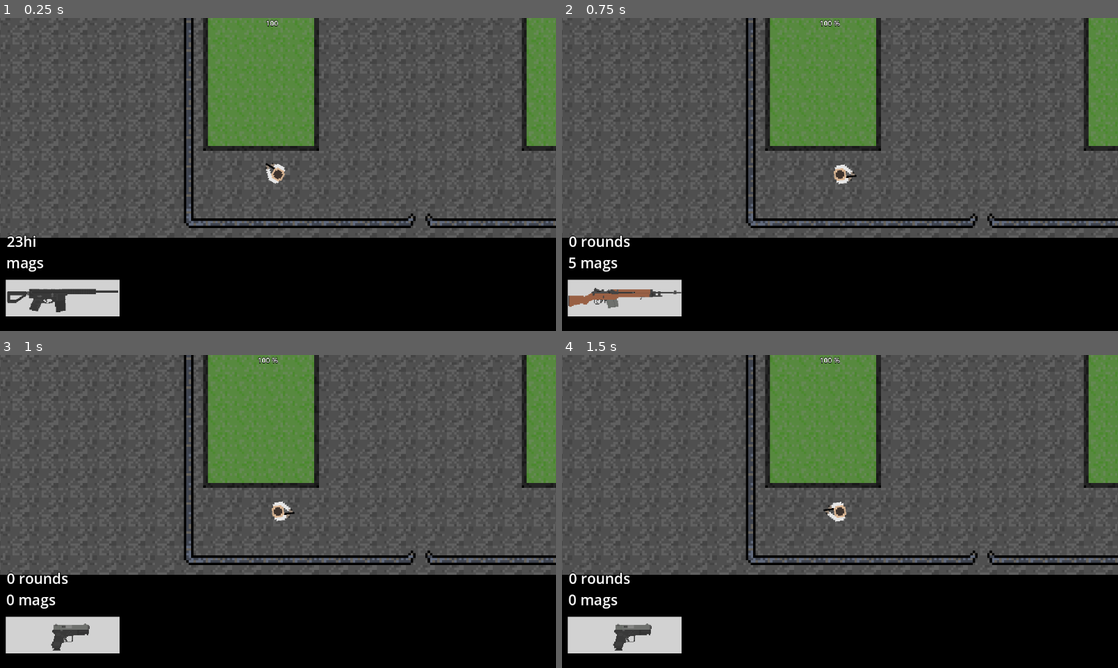
Above: before the commit, frames 1-4 (two rows, left to right).
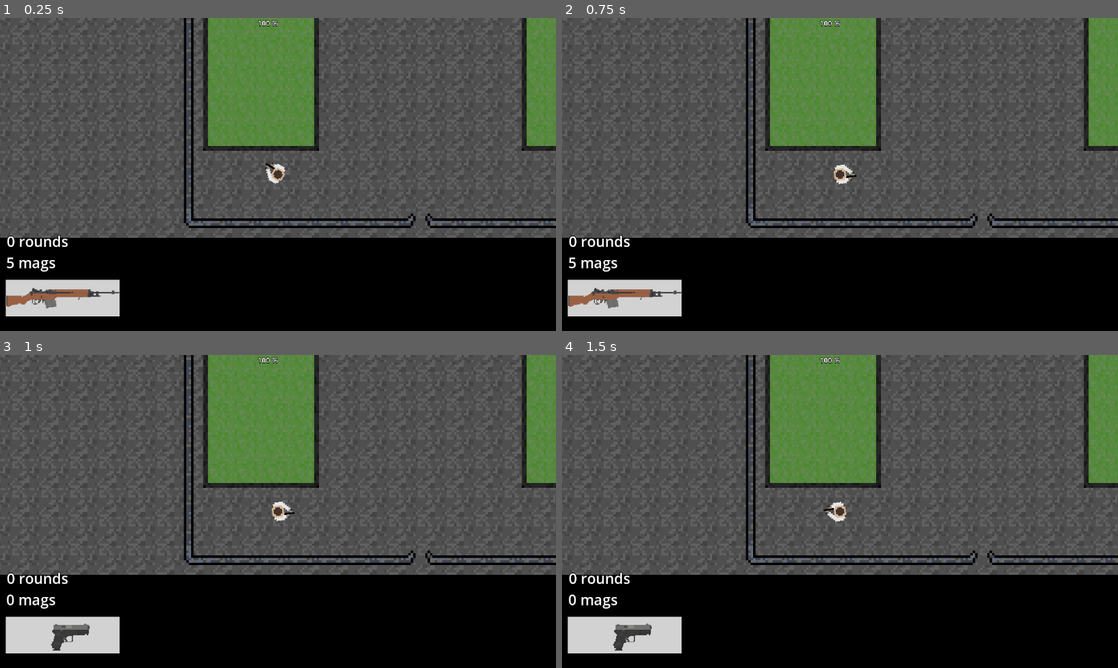
Above: after the commit, the same moments.

Repository: simplyuyu5/morimiya-like
Game: Godot game, scene res://scenes/maps/map_game.tscn
Two runs of this game, one before a commit and one after it. Both use one fixed random seed, a clock stepped at 60 frames per second and the inputs below. The project has no main scene, so this scene is started directly.
Inputs (mouse positions are in pixels of both pictures, inside the frame that each line leads up to):
- Up to frame 1 (0.25 s): no input
- Up to frame 2 (0.75 s): tap Enter at 0.5 s; move the mouse to (962, 158) at 0.52 s; tap 1 (1) at 0.6 s
- Up to frame 3 (1 s): tap 2 (2) at 0.8 s
- Up to frame 4 (1.5 s): tap Space at 1.25 s; move the mouse to (728, 527) at 1.27 s; tap 2 (2) at 1.35 s

The runs differ from the first frame. In frame 1, 1.2% of the frame differs, in the area x 1-50%, y 0-94%; in frame 2, nothing differs; in frame 3, nothing differs; in frame 4, nothing differs.

Commit message:
0.37
everything is fine

working on blood decals, doesnt works so far :c

reworked bleeding system, now it makes sense, actually works and can depend on weapon (not yet really but it will soon)

Diff:
--- /dev/null
+++ b/scenes/blood_decal_shot.gd
@@ -0,0 +1 @@
+extends Node2D
--- a/scenes/blood_decal_shot.tscn
+++ b/scenes/blood_decal_shot.tscn
@@ -1,5 +1,6 @@
-[gd_scene load_steps=4 format=3 uid="uid://cr3vo1oy4bne2"]
+[gd_scene load_steps=5 format=3 uid="uid://cr3vo1oy4bne2"]
 
+[ext_resource type="Script" uid="uid://b3mwf6oqetcn4" path="res://scenes/blood_decal_shot.gd" id="1_dwlrt"]
 [ext_resource type="Texture2D" uid="uid://bdrqfldiw72kt" path="res://images/decals_n_effects/blood20x20.png" id="1_egyfw"]
 
 [sub_resource type="AtlasTexture" id="AtlasTexture_sjj1r"]
@@ -17,7 +18,10 @@
 "speed": 5.0
 }]
 
-[node name="blood_decal_shot" type="AnimatedSprite2D"]
-top_level = true
+[node name="blood_decal" type="Node2D"]
+show_behind_parent = true
 scale = Vector2(5, 5)
+script = ExtResource("1_dwlrt")
+
+[node name="blood_decal_shot" type="AnimatedSprite2D" parent="."]
 sprite_frames = SubResource("SpriteFrames_0pnj1")
--- a/scenes/maps/map_game.tscn
+++ b/scenes/maps/map_game.tscn
@@ -15,8 +15,10 @@
 [node name="npcs" type="Node" parent="."]
 
 [node name="tpo_npc" parent="." instance=ExtResource("4_e5gab")]
+visibility_layer = 2
 position = Vector2(499.99994, 269.00006)
 rotation = 1.5621265
+motion_mode = 1
 
 [node name="CharacterBody2D" parent="." instance=ExtResource("2_ropr1")]
 visibility_layer = 2
--- a/scenes/npc/30_npc.tscn
+++ b/scenes/npc/30_npc.tscn
@@ -1,9 +1,10 @@
-[gd_scene load_steps=15 format=3 uid="uid://dxgaqwnsyvxs0"]
+[gd_scene load_steps=16 format=3 uid="uid://dxgaqwnsyvxs0"]
 
 [ext_resource type="Texture2D" uid="uid://dobf1uhek57hj" path="res://images/living/corpses/dead-01.png" id="1_4xgab"]
 [ext_resource type="Script" uid="uid://ct3giwk67767l" path="res://scripts/30_npc_movement.gd" id="1_i76qr"]
 [ext_resource type="Script" uid="uid://cfhiihppfx3jj" path="res://scripts/30_npc_area.gd" id="2_i76qr"]
 [ext_resource type="Texture2D" uid="uid://3v45xq2out8" path="res://images/living/corpses/dead-02.png" id="2_kyfuo"]
+[ext_resource type="Script" uid="uid://dctjjv8s7j4es" path="res://scripts/sounds.gd" id="3_168wh"]
 [ext_resource type="Texture2D" uid="uid://degybtofviknl" path="res://images/living/corpses/dead-03.png" id="3_i76qr"]
 [ext_resource type="Texture2D" uid="uid://bjem2g437f1ub" path="res://images/living/corpses/dead-04.png" id="4_168wh"]
 [ext_resource type="Texture2D" uid="uid://c6qcwyyd1rjbd" path="res://images/living/npc-01.png" id="5_k73aa"]
@@ -62,8 +63,17 @@
 collision_mask = 16
 script = ExtResource("1_i76qr")
 
-[node name="hp" type="Node" parent="."]
+[node name="hp" type="Node" parent="." node_paths=PackedStringArray("parent_help")]
 script = ExtResource("2_i76qr")
+parent_help = NodePath("..")
+
+[node name="sounds" type="Node" parent="."]
+script = ExtResource("3_168wh")
+
+[node name="NavigationAgent2D" type="NavigationAgent2D" parent="."]
+
+[node name="nav_timer" type="Timer" parent="NavigationAgent2D"]
+wait_time = 0.7
 
 [node name="dead" type="AnimatedSprite2D" parent="."]
 visible = false
@@ -97,6 +107,11 @@
 scale = Vector2(4.9999995, 4.9999995)
 stream = SubResource("AudioStream_kyfuo")
 
+[node name="randi_sound" type="Timer" parent="audio"]
+
 [node name="goal_node" type="Node2D" parent="."]
+top_level = true
+position = Vector2(90, -201)
 
-[node name="NavigationAgent2D" type="NavigationAgent2D" parent="."]
+[connection signal="timeout" from="NavigationAgent2D/nav_timer" to="." method="_on_nav_timer_timeout"]
+[connection signal="timeout" from="audio/randi_sound" to="sounds" method="_on_randi_sound_timeout"]
--- a/scenes/player.tscn
+++ b/scenes/player.tscn
@@ -24,7 +24,7 @@
 [ext_resource type="Texture2D" uid="uid://dlfu1udpvweav" path="res://images/weapons_portraits/m14_shop.png" id="19_i4ail"]
 [ext_resource type="Texture2D" uid="uid://c4mhgvel1egqo" path="res://images/weapons_portraits/nothing.png" id="20_a38lo"]
 [ext_resource type="Script" uid="uid://djnyv8evdqlq3" path="res://scripts/saved_data.gd" id="24_l71n6"]
-[ext_resource type="AudioStream" path="res://sounds/loud_sounds_idk/xm15_indoors.wav" id="25_ke2ow"]
+[ext_resource type="AudioStream" uid="uid://qhyhjivd356h" path="res://sounds/loud_sounds_idk/shooting/xm15_indoors.wav" id="25_ke2ow"]
 [ext_resource type="AudioStream" uid="uid://om1pwr6o5ecx" path="res://sounds/loud_sounds_idk/shooting/reloading1.mp3" id="25_ujl30"]
 [ext_resource type="AudioStream" uid="uid://ls8h27ftweah" path="res://sounds/loud_sounds_idk/shooting/reloading2.mp3" id="26_31cv2"]
 
--- a/scripts/30_npc_area.gd
+++ b/scripts/30_npc_area.gd
@@ -1,35 +1,41 @@
 extends Node
 
+@export var parent_help:CharacterBody2D
 var blood = preload("res://scenes/blood_decal_shot.tscn").instantiate(PackedScene.GEN_EDIT_STATE_DISABLED)
 @onready var parent = get_parent()
 var hp = 120
-var bleed := 0
+var bleed = 0
 var is_bleeding:bool= false
 var is_dead:bool= false
 var hp_saved = 120
 
 func _ready():
+	parent.hp = hp_saved
+	hp = hp_saved
 	pass
 
 func _process(_delta:float):
+	bleed = parent.bleed
 	if hp <= 0:
 		hp = 0
 	hp = parent.hp
 
 func hp_func():
-	if hp != hp_saved and bleed == 0:
-		parent.add_child(blood)
-		print("blood1")
-		blood.position = parent.local_position - Vector2(10,0)
-		bleed = randi_range(0,2)
-	else:# hp != hp_saved and bleed >= 1:
-		print("blood2")
-		bleed -=1
+	#if hp != hp_saved and bleed != 0:
+		#parent.add_child(blood)
+		#print("blood1")
+		#blood.position = parent.local_position - Vector2(10,0)
+		#bleed = randi_range(0,2)
+	#else:# hp != hp_saved and bleed >= 1:
+		#print("blood2")
+		#bleed -=1
 
-	if bleed >= 0 and is_bleeding == false:
+	if bleed > 0 and is_bleeding == false:
 		bleeding()
-		await get_tree().create_timer(2 - bleed).timeout
+		await get_tree().create_timer(2 - bleed/2).timeout
 		is_bleeding = false
+	else:
+		pass
 
 
 	if hp <= 1 and is_dead != true:
@@ -42,6 +48,12 @@
 		is_bleeding = true
 		hp -= bleed
 		hp_saved = hp
+		parent.bleed -=1
+
+		blood.position = parent.position + Vector2(randi_range(-20,20),randi_range(-20,20))
+		blood.rotation = randi_range(0,360)
+		get_parent().add_sibling(blood)
+
 		print(bleed, " bleed!")
 	else:
 		bleed = 0
--- a/scripts/30_npc_movement.gd
+++ b/scripts/30_npc_movement.gd
@@ -1,20 +1,27 @@
 extends CharacterBody2D
 
 var hp = 120
+var bleed = 0
 @onready var collision = $CollisionShape2D3
 @onready var dead = $dead
 @onready var alive = $alive
 @onready var audio = $audio
 @onready var eyes_ray = $eyes
 @onready var hp_man = $hp
+@onready var agent = $NavigationAgent2D
+@onready var goal_node = $goal_node
 
+@onready var timer_nav = $NavigationAgent2D/nav_timer
+@onready var timer_sound = $audio/randi_sound
+
+var goal = null
 var player
 
 
 
 enum states {
 	CALM,
-	CROWD,
+	WANDER,
 	RUN,
 	ATTACK
 }
@@ -46,8 +53,12 @@
 func state():
 	match state_cur:
 		states.CALM:
-			#print("calm")
+			await get_tree().create_timer(1).timeout
+			state()
+		states.WANDER:
 			pass
+		states.RUN:
+			goal = goal_node
 
 
 func skins(num):
@@ -73,3 +84,10 @@
 	alive.hide()
 	dead.rotation_degrees = randf_range(0,360)
 	dead.show()
+
+
+func _on_nav_timer_timeout() -> void:
+	if agent.target_position != goal.global_position:
+		agent.target_position = goal.global_position
+
+	timer_nav.start()
--- a/scripts/character_body_2d.gd
+++ b/scripts/character_body_2d.gd
@@ -32,10 +32,11 @@
 func _process(_delta: float) -> void:
 		move()
 		move_anim()
+		if gui_show == true:gui()
+		else:pass
 
-func _input(_event: InputEvent) -> void:
-	if gui_show == true:
-		gui()
+#func _input(_event: InputEvent) -> void:
+	#pass
 
 func _physics_process(_delta: float) -> void:
 	equip_ult()
@@ -60,7 +61,7 @@
 			weapon.bank.rounds_sec = weapon.rounds
 		can_shoot = false
 		await get_tree().create_timer(weapon.delay).timeout
-		print("u can pew")
+		#print("u can pew")
 		can_shoot = true
 
 
@@ -70,6 +71,8 @@
 		if ray.is_colliding() and target.is_in_group("living"):
 			if randf_range(0,100.0) <= float(weapon.chance_hit):
 				target.hp -=weapon.damage
+				target.bleed += randi_range(0,weapon.bleed_max)
+				print(target.bleed)
 			else:
 				print("miss lol")
 		recoil()
--- /dev/null
+++ b/scripts/sounds.gd
@@ -0,0 +1,15 @@
+extends Node
+
+var sex:String = "man"
+var can_scream := true
+#fem/man/ang
+
+@onready var parent = get_parent()
+@onready var audio_scream = $"/root/Node2D/tpo_npc/audio"
+@onready var HELP = $"/root/Node2D/tpo_npc/audio/randi_sound"
+
+
+
+
+func _on_randi_sound_timeout() -> void:
+	HELP.start()
--- a/scripts/weapons.gd
+++ b/scripts/weapons.gd
@@ -15,6 +15,8 @@
 
 var style = 0
 var shell = 0
+
+var bleed_max = 10
 
 var chance_hit :int = 100
 var chance_max = 100
Not shown, added: scenes/blood_decal_shot.gd.uid
Not shown, added: scripts/sounds.gd.uid
